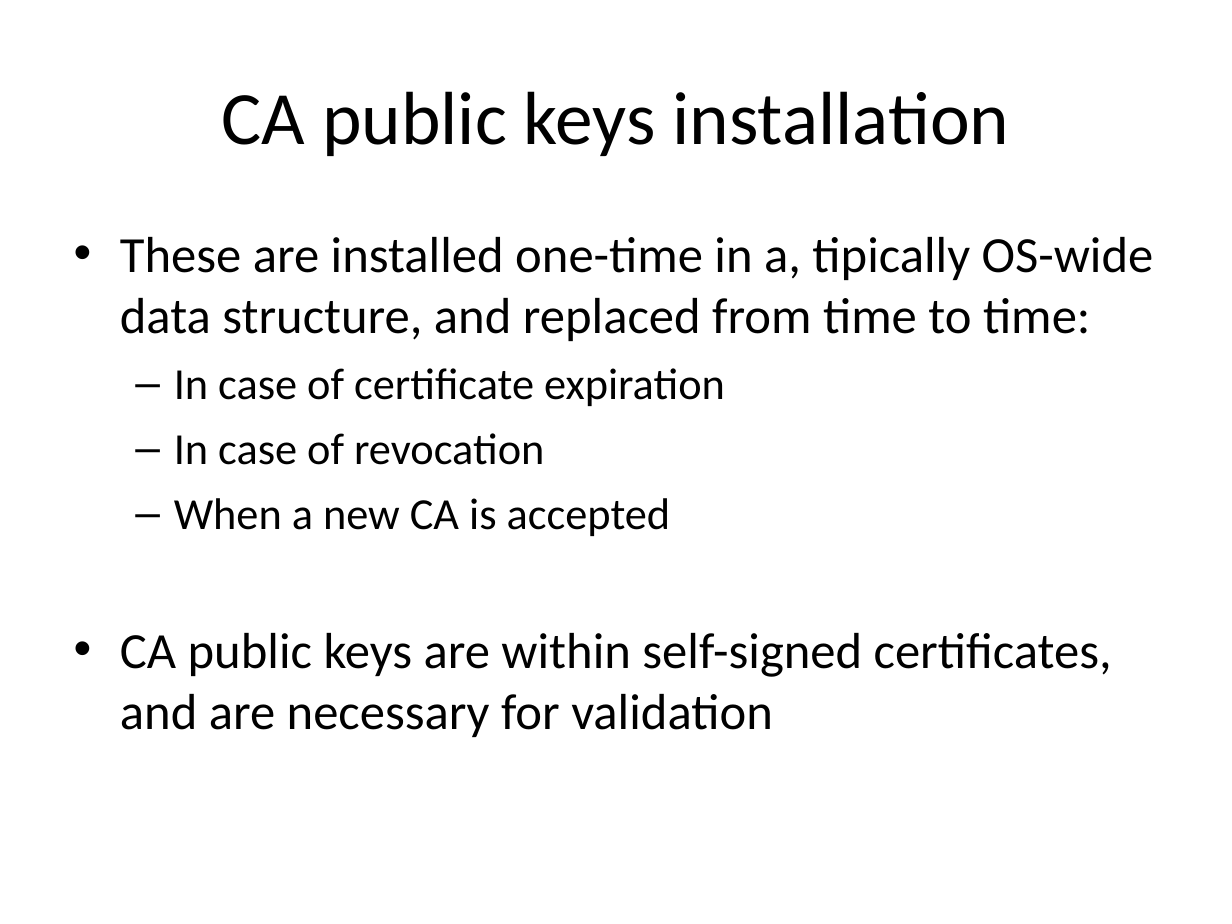
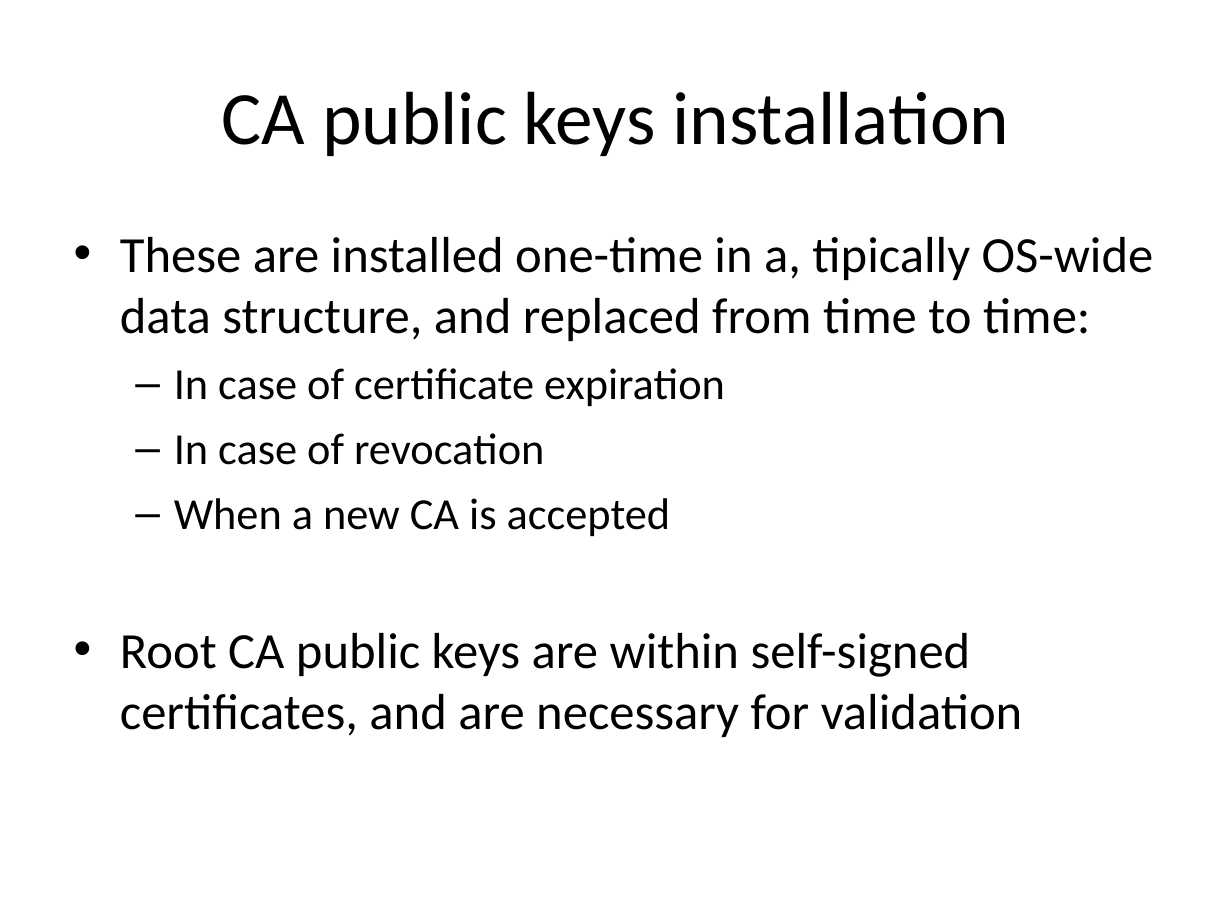
Before and after one commit to DeMaCS-UNICAL/NetworkSecurity, a slide deck: slide 28 of slides/ch14-Key.Distribution.ppt (slide 27 before the commit). Drawn at 1232x924 pixels with LibreOffice and Linux fonts; fonts in the diff are those of the drawing. Boxes give left, top, right and bottom in pixels: in the first picture for what was removed or moved away, otherwise in the second. Text is boxed around its words. In the diff, an @@ line names an element or a change of style, - is before the commit and + after.

```diff
--- a/slides/ch14-Key.Distribution.ppt
+++ b/slides/ch14-Key.Distribution.ppt
@@ text at (120,633,1023,737): text changed @@
-• CA public keys are within self-signed certificates, and are necessary for validation
+• Root CA public keys are within self-signed certificates, and are necessary for validation
```
Also in this commit, not shown: 2 other slides changed, 1 slide added, 1 other file.
